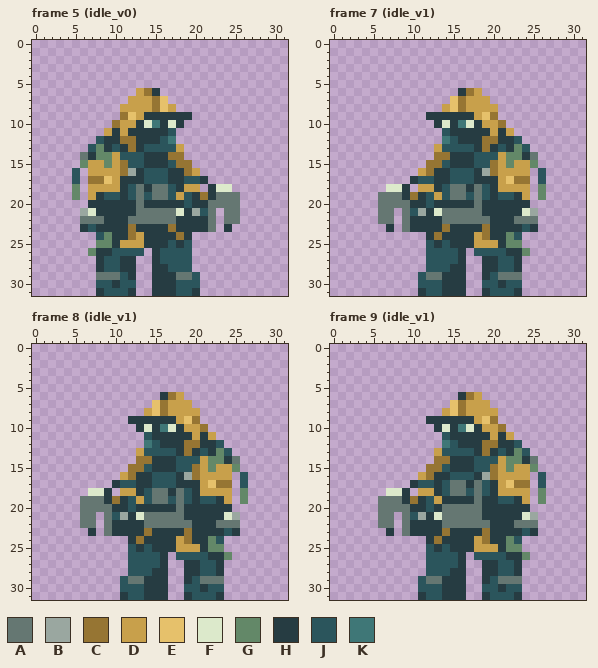
Two versions of one pixel-art file, TDS_Mod/ModSource/Argo/Art/aseprite/Argo.aseprite. The picture above is the old version.
32x32 pixels, 97 frames. Shown: frame 5 (idle_v0), frame 7 (idle_v1), frame 8 (idle_v1), frame 9 (idle_v1). The commit also changed other frames, which this record leaves out.
Palette (. is transparent): A #657772  B #9aa7a0  C #967533  D #c8a04b  E #e6c16b  F #dce9cb  G #638868  H #263c42  J #2b555c  K #3f7777
Pixels before, frame 5 (idle_v0), first column x 5:
 6 ........DCH..........
 7 .......DDDCE.........
 8 ......DDDDCED........
 9 ......CEDHHHHHH......
10 .....CDDHFKHFH.......
11 ....DHDHHHHHJ........
12 ...JHHCCHHHJK........
13 ..JGHJHCHJJJJD.......
14 .AHGGDJJJHHHCC.......
15 .GDDGDCJJHHHJCC......
16 J.DDDDCBHJJJHHCD.....
17 J.CCEDHHHJJJHHJJH....
18 G.DDDDHJAHAAJHDD.HFF.
19 G.DHJJHJAJAAJDJHCHAAA
20 ..HHHHHHAHHHHHJHHAAAA
21 .BFHHHHHAAAAAFHBJA.AA
22 .AAAHHHAAAAAAHHHHA.AA
23 .HJHHHHCHHHHCHHHHA.H.
24 ...JGHHCDHHHHCH......
25 ...GGHDDDHHHJHJ......
26 ..GHHJJJJ.HJJJJ......
27 ...HJJHH..HJJJJ......
28 ...HJJHH..HHJJJ......
29 ...AAAJH..HHHAAJ.....
30 ...JJHJJ..HHHJJJ.....
31 ...HJJJH..HHHJJH.....
Pixels before, frame 7 (idle_v1), first column x 6:
 6 ..........HCD........
 7 .........ECDDD.......
 8 ........DECDDDD......
 9 ......HHHHHHDEC......
10 .......HFHKFHDDC.....
11 ........JHHHHHDHD....
12 ........KJHHHCCHHJ...
13 .......DJJJJHCHJHGJ..
14 .......CCHHHJJJDGGHA.
15 ......CCJHHHJJCDGDDG.
16 .....DCHHJJJHBCDDDD.J
17 ....HJJHHJJJHHHDECC.J
18 .FFH.DDHJAAHAJHDDDD.G
19 AAAHCHJDJAAJAJHJJHD.G
20 AAAAHHJHHHHHAHHHHHH..
21 AA.AJBHFAAAAAHHHHHFB.
22 AA.AHHHHAAAAAAHHHAAA.
23 .H.AHHHHCHHHHCHHHHJH.
24 ......HCHHHHDCHHGJ...
25 ......JHJHHHDDDHGG...
26 ......JJJJH.JJJJHHG..
27 ......JJJJH..HHJJH...
28 ......JJJHH..HHJJH...
29 .....JAAHHH..HJAAA...
30 .....JJJHHH..JJHJJ...
31 .....HJJHHH..HJJJH...
Pixels before, frame 8 (idle_v1), first column x 6:
 6 ..........HCD........
 7 .........ECDDD.......
 8 ........DECDDDD......
 9 ......HHHHHHDEC......
10 .......HFHKFHDDC.....
11 ........JHHHHHDHD....
12 ........KJHHHCCHHJ...
13 .......DJJJJHCHJHGJ..
14 .......CCHHHJJJDGGHA.
15 ......CCJHHHJJCDGDDG.
16 .....DCHHJJJHBCDDDD.J
17 ....HJJHHJJJHHHDECC.J
18 .FFH.DDHJAAHAJHDDDD.G
19 AAAHCHJDJAAJAJHJJHD.G
20 AAAAHHJHHHHHAHHHHHH..
21 AA.AJBHFAAAAAHHHHHFB.
22 AA.AHHHHAAAAAAHHHAAA.
23 .H.AHHHHCHHHHCHHHHJH.
24 ......HCHHHHDCHHGJ...
25 ......JHJHHHDDDHGG...
26 ......JJJJH.JJJJHHG..
27 ......JJJJH..HHJJH...
28 ......JJJHH..HHJJH...
29 .....JAAHHH..HJAAA...
30 .....JJJHHH..JJHJJ...
31 .....HJJHHH..HJJJH...
Pixels before, frame 9 (idle_v1), first column x 6:
 6 ..........HCD........
 7 .........ECDDD.......
 8 ........DECDDDD......
 9 ......HHHHHHDEC......
10 .......HFHKFHDDC.....
11 ........JHHHHHDHD....
12 ........KJHHHCCHHJ...
13 .......DJJJJHCHJHGJ..
14 .......CCHHHJJJDGGHA.
15 ......CCJHHHJJCDGDDG.
16 .....DCHHJJJHBCDDDD.J
17 ....HJJHJAAHAJHDECC.J
18 .FFH.DDHJAAJAJHDDDD.G
19 AAAHCHJDHHHHAHHJJHD.G
20 AAAAHHJHAAAAAHHHHHH..
21 AA.AJBHFAAAAAHHHHHFB.
22 AA.AHHHHAAAAAAHHHAAA.
23 .H.AHHHHCHHHHCHHHHJH.
24 ......HCHHHHDCHHGJ...
25 ......JHJHHHDDDHGG...
26 ......JJJJH.JJJJHHG..
27 ......JJJJH..HHJJH...
28 ......JJJHH..HHJJH...
29 .....JAAHHH..HJAAA...
30 .....JJJHHH..JJHJJ...
31 .....HJJHHH..HJJJH...
After:
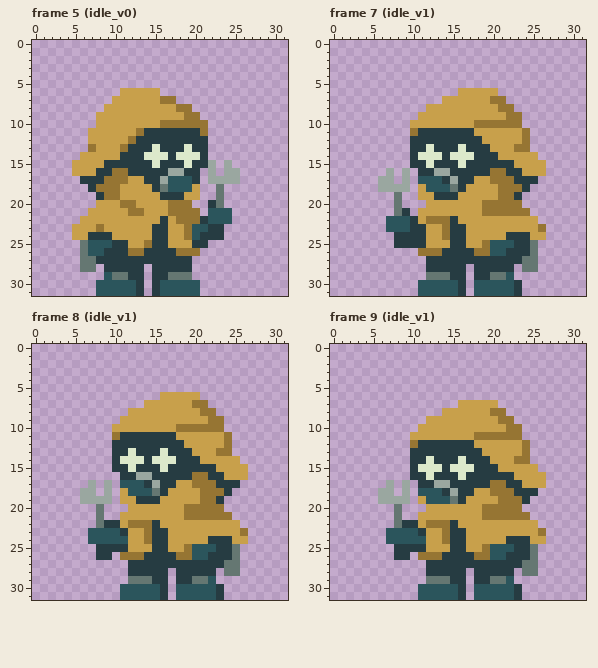
The edit:
Changed rows in their new state; - is an unchanged pixel.
Frame 5 (idle_v0):
first column x 5:
 6 ------DD-DD----------
 7 -----DD---DCC--------
 8 ----DD----DD-CC------
 9 ---DDDDD-DDDDDCC-----
10 ---DDD--DDDCCCCCC----
11 --DD-D-DC---HHHHC----
12 --DDDDD----HHHHHH----
13 --CDDDCH-HFHHHFHH----
14 -DDDD-HHHFFFHFFFH----
15 DD--HHHHH-F-HHFHHB-B-
16 DD-HHC-H-HHHBBHH-B-BB
17 .HHHCCCDDHHBJJ-H.BBBB
18 .-HCCCDDDDH--JJ--.A.-
19 .-.-CCDDDDDHHHDD..-..
20 --.DDDCCDDDDCCC..H-..
21 -.DDDDDCCDDDCCCC.JJJ.
22 -DDDDDDDDDDHDCCC-JJJ.
23 DDDCDDDDDD--DDCJJHH.-
24 DDHHHDDD-D--DDCJHHH--
25 -AJJJ-H--C--DDDHH----
26 -AJJ-HHCCH-HHCCC-----
27 -AA-HH--HH-HHHH------
28 -AA.HH--H---HHH------
29 ---.J-A-H---A--.-----
30 -----J--H--JJ--------
31 ---J---JH--JJ--J-----
Frame 7 (idle_v1):
first column x 6:
 6 ----------DD-DD------
 7 --------DDD---CC-----
 8 ------DD-DD----CC----
 9 -----DDDDDDD-DDDCC---
10 ----DDDDDDDDCCC-CC---
11 ----CHHHH---DD-D-DC--
12 ----HHHHHH---DDDDDC--
13 ----HHFHHHFH-HDDDCC--
14 ----HFFFHFFFHHH-DDDD-
15 ----HHFHH-F-HHHHH--DD
16 -B-B-HHBBHHH-H-CHH-DD
17 BB-B.--J-BHHDDCCCHHH.
18 BBBB--JJ--HDDDDCCCH-.
19 ..-..DDHHHDDDDDCC-.-.
20 ..-...DDDDDDDCCCCC.--
21 ..AH.DDDDDDDDCCCCCC.-
22 .JJJ-DCCCHDDDDDDDDDD-
23 -JJJ--DD---DDDDDDDDDC
24 --HHHHDDC--D-DDDHHHDD
25 --HHHHDDD--D-CJJJHHA-
26 -----CCCHH-HCC----HA-
27 ------HHHH-HH--HH-AA-
28 ------HHH---H--HH.AA-
29 -----.--A---H-A-J.---
30 --------JJ--J--J-H---
31 -----J--JJ--JJ-------
Frame 8 (idle_v1):
first column x 6:
 6 ----------DD-DD------
 7 --------DDD---CC-----
 8 ------DD-DD----CC----
 9 -----DDDDDDD-DDDCC---
10 ----DDDDDDDDCCC-CC---
11 ----CHHHH---DD-D-DC--
12 ----HHHHHH---DDDDDC--
13 ----HHFHHHFH-HDDDCC--
14 ----HFFFHFFFHHH-DDDD-
15 ----HHFHH-F-HHHHH--DD
16 -----HHBBHHH-H-CHH-DD
17 -B-B.--J-BHHDDCCCHHH.
18 BB.B--JJ--HDDDDCCCH-.
19 BBBB.DDHHHDDDDDCC-.-.
20 ..-...DDDDDDDCCCCC.--
21 ..A..DDDDDDDDCCCCCC.-
22 ..AH-DCCCHDDDDDDDDDD-
23 -JJJJ-DD---DDDDDDDDDC
24 -JJJJJDDC--D-DDDHHHDD
25 --HHHHDDD--D-CJJJHHA-
26 --HH-CCCHH-HCC----HA-
27 ------HHHH-HH--HH-AA-
28 ------HHH---H--HH.AA-
29 -----.--A---H-A-J.---
30 --------JJ--J--J-H---
31 -----J--JJ--JJ-------
Frame 9 (idle_v1):
first column x 6:
 6 ----------...--------
 7 ---------.D---D------
 8 ---------DD---CC-----
 9 ------DDDDDD-DDCC----
10 -----DDDDDDDD--DCC---
11 ----DDDDDDDDCCCCCC---
12 ----CHHHHH--DDDDDDC--
13 ----HHHHHHHH-DDDDDC--
14 ----HHFHH-F-HHD-DCC.-
15 ----HFFFHFFFHHH-D--D-
16 ----HHF--HFH-HHHH--DD
17 -B-B.HHBBHH-HHCCHHDDD
18 BB.B-JJJHBHHDDCCCHHH.
19 BBBB.D-JJA-DDDDCCCH-.
20 ..-...DDDDDDDCCCCC.--
21 ..A..DDDDDDDDCCCCCC.-
22 ..AH-DCCCHDDDDDDDDDD-
23 -JJJJ-DD---DDDDDDDDDC
24 -JJJJJDDC--D-DDDHHHDD
25 --HHHHDDD--D-CJJJHHA-
26 --HH-CCCHH-HCC----HA-
27 ------HHHH-HH--HH-AA-
28 ------HHH---H--HH.AA-
29 -----.--A---H-A-J.---
30 --------JJ--J--J-H---
31 -----J--JJ--JJ-------
Where, in picture pixels (left, top, right, bottom), the same in both pictures:
changed: (72, 88, 240, 296)
changed: (378, 88, 546, 296)
changed: (80, 392, 248, 600)
changed: (378, 392, 546, 600)
